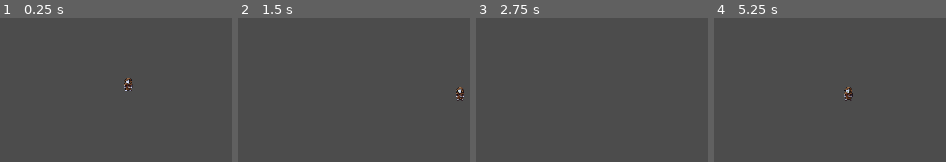
Above: before the commit, frames 1-4 (left to right).
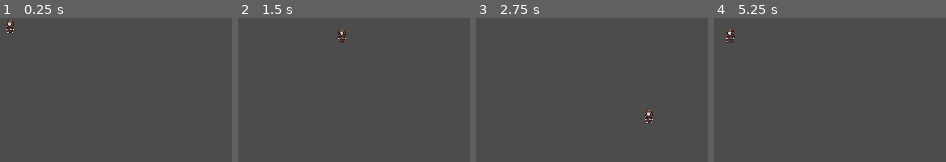
Above: after the commit, the same moments.

Repository: Rockython/GopLight
Game: Godot game, scene res://Yard.tscn
Two runs of this game, one before a commit and one after it. Both use one fixed random seed, a clock stepped at 60 frames per second and the inputs below.
Inputs:
- Up to frame 1 (0.25 s): no input
- Up to frame 2 (1.5 s): tap Enter at 0.5 s; hold Right (ui_right) 0.53-1.28 s; hold Down (ui_down) from 1.28 s (still down)
- Up to frame 3 (2.75 s): release Down (ui_down) at 2.03 s; hold Right (ui_right) from 2.03 s (still down)
- Up to frame 4 (5.25 s): release Right (ui_right) at 2.78 s; hold Up (ui_up) 2.78-3.53 s; hold Left (ui_left) 3.53-5.03 s; hold Down (ui_down) from 5.03 s (still down)

The runs differ from the first frame. In frame 1, 0.5% of the frame differs, in the area x 2-58%, y 1-51%; in frame 2, 0.5%; in frame 3, 0.3%; in frame 4, 0.6%, in the area x 5-60%, y 7-58%.

Commit message:
Creating Hero as a scene

Diff:
--- /dev/null
+++ b/Goplight/Hero.tscn
@@ -0,0 +1,24 @@
+[gd_scene load_steps=4 format=2]
+
+[ext_resource path="res://Goplight/4+cBTH4A.png" type="Texture" id=1]
+[ext_resource path="res://Goplight/Gop.gd" type="Script" id=2]
+
+[sub_resource type="CapsuleShape2D" id=1]
+radius = 0.595163
+height = 0.481251
+
+[node name="Hero" type="KinematicBody2D"]
+script = ExtResource( 2 )
+
+[node name="Sprite" type="Sprite" parent="."]
+position = Vector2( -0.0257568, -0.810638 )
+scale = Vector2( 0.0713203, 0.0713202 )
+texture = ExtResource( 1 )
+vframes = 21
+hframes = 13
+frame = 130
+
+[node name="CollisionShape2D" type="CollisionShape2D" parent="."]
+position = Vector2( 0.0116005, 0.466476 )
+rotation = -1.5708
+shape = SubResource( 1 )
--- a/Yard.tscn
+++ b/Yard.tscn
@@ -1,27 +1,8 @@
-[gd_scene load_steps=4 format=2]
+[gd_scene load_steps=2 format=2]
 
-[ext_resource path="res://Goplight/4+cBTH4A.png" type="Texture" id=1]
-[ext_resource path="res://Goplight/Gop.gd" type="Script" id=2]
-
-[sub_resource type="CapsuleShape2D" id=1]
-radius = 0.595163
-height = 0.481251
+[ext_resource path="res://Goplight/Hero.tscn" type="PackedScene" id=1]
 
 [node name="Yard" type="Node2D"]
 
-[node name="Gop" type="KinematicBody2D" parent="."]
-position = Vector2( 38.0787, 17.0198 )
-script = ExtResource( 2 )
-
-[node name="Sprite" type="Sprite" parent="Gop"]
-position = Vector2( -0.0257568, -0.810638 )
-scale = Vector2( 0.0713203, 0.0713202 )
-texture = ExtResource( 1 )
-vframes = 21
-hframes = 13
-frame = 130
-
-[node name="CollisionShape2D" type="CollisionShape2D" parent="Gop"]
-position = Vector2( 0.0116005, 0.466476 )
-rotation = -1.5708
-shape = SubResource( 1 )
+[node name="Hero" parent="." instance=ExtResource( 1 )]
+position = Vector2( 8.53522, 2.53395 )
